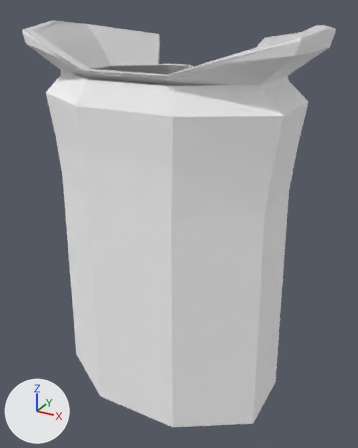
What one commit did to the OBJ model Models/person_thin_labcoat.obj.
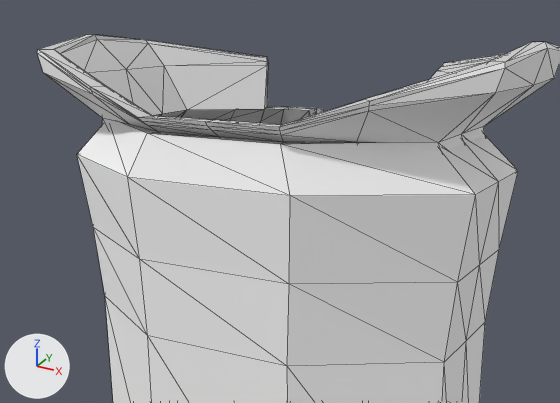
Each version appears first whole from a camera (50 mm lens) standing at (0.439, -0.767, 0.805) and looking at (0.011, 0.011, 0.416), and next in a close-up on the part from 0% to 93% of the width and 0% to 54% of the height. The lights are fixed; the arrows at lower left show +X, +Y and +Z. The older version's two pictures come first. The close-ups show mesh edges as thin lines. Where no turn or scale is listed for an object, it has been applied to the vertices.

The first close-up shows 'person_thin_labcoat'.
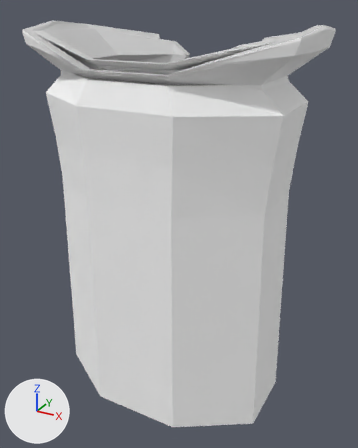
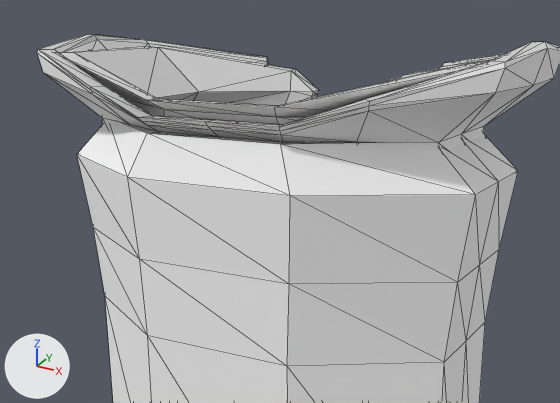
Where the change shows, as pixel boxes (x1, y1, x2, y2) in the close-ups (560 x 403 px):
part 1 of me_person_thin_labcoat, added
    after: (58, 47, 491, 125)

What changed in the scene script:
```text
Change me_person_thin_labcoat:
    used by ob_person_thin_labcoat; location = (0.0, 0.0, 0.0)
    remove me_person_thin_labcoat.from_pydata(...)  # 370 vertices, 720 faces; spans x -0.257..0.257, y -0.149..0.167, z 0.07..0.78
    add me_person_thin_labcoat.from_pydata(...)  # 450 vertices, 876 faces; spans x -0.257..0.257, y -0.149..0.167, z 0.07..0.78
    me_person_thin_labcoat part 1: a new loose piece of 80 vertices spanning x -0.232..0.232, y -0.137..0.167, z 0.68..0.765
```
